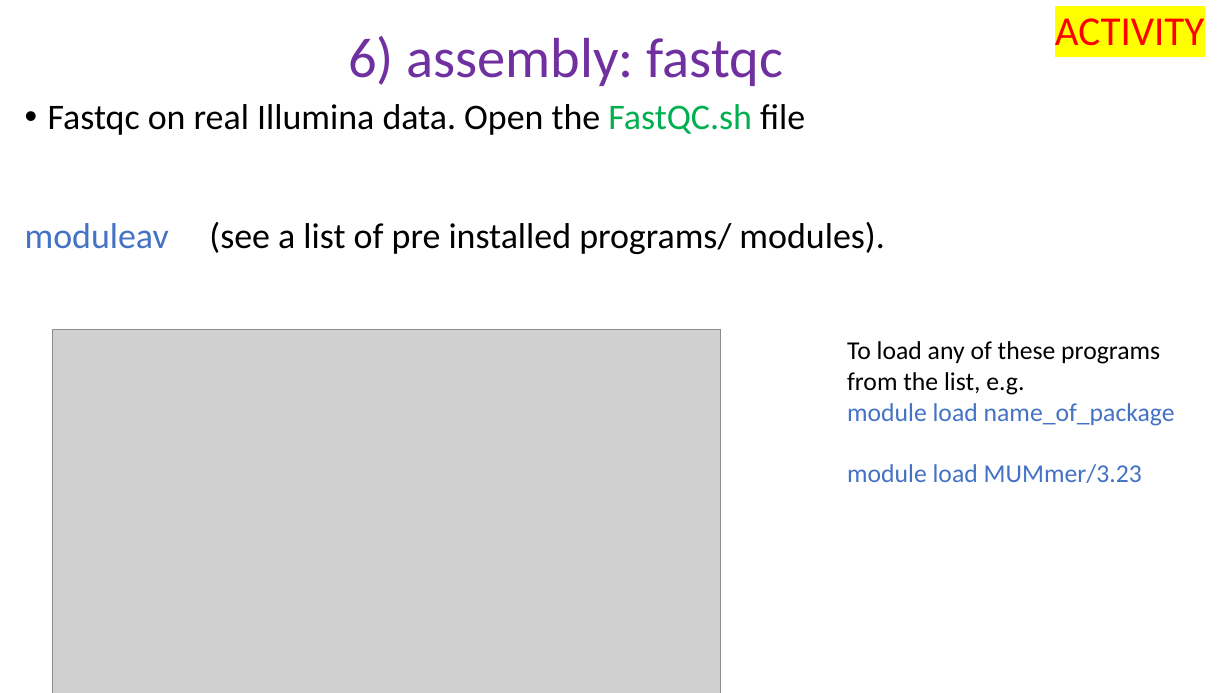
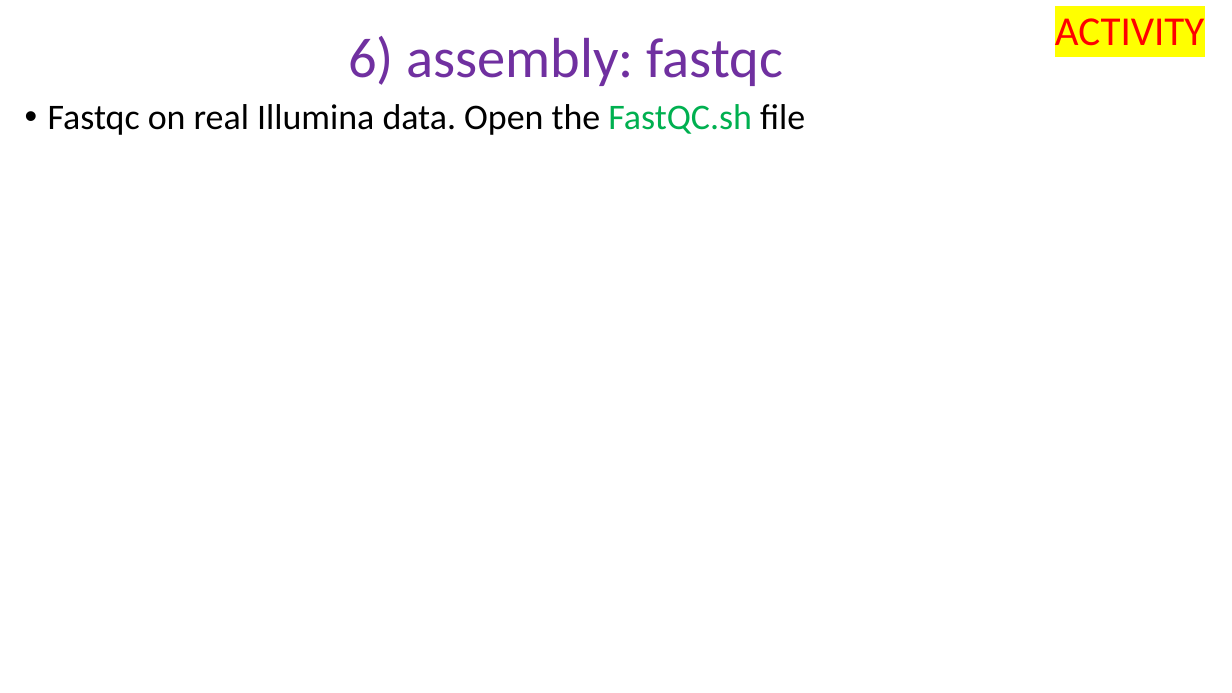
Before and after one commit to peterthorpe5/genome_assembly_workshop, a slide deck: slide 3 of powerpoint/6_assembly.pptx. Drawn at 1232x693 pixels with LibreOffice and Linux fonts; fonts in the diff are those of the drawing; grey boxes stand for pictures. Boxes give left, top, right and bottom in pixels: in the first picture for what was removed or moved away, otherwise in the second. Text is boxed around its words. In the diff, an @@ line names an element or a change of style, - is before the commit and + after.

```diff
--- a/powerpoint/6_assembly.pptx
+++ b/powerpoint/6_assembly.pptx
@@ text at <box>25,222,884,254</box>: paragraph removed @@
-moduleav (see a list of pre installed programs/ modules).
@@ picture removed at <box>53,330,720,693</box> @@
@@ text removed at <box>847,341,1175,483</box> @@
-To load any of these programs from the list, e.g.
-module load name_of_package
-module load MUMmer/3.23
```
Also in this commit, not shown: 11 other slides changed, 1 slide added, 1 slide removed, 18 other files.
